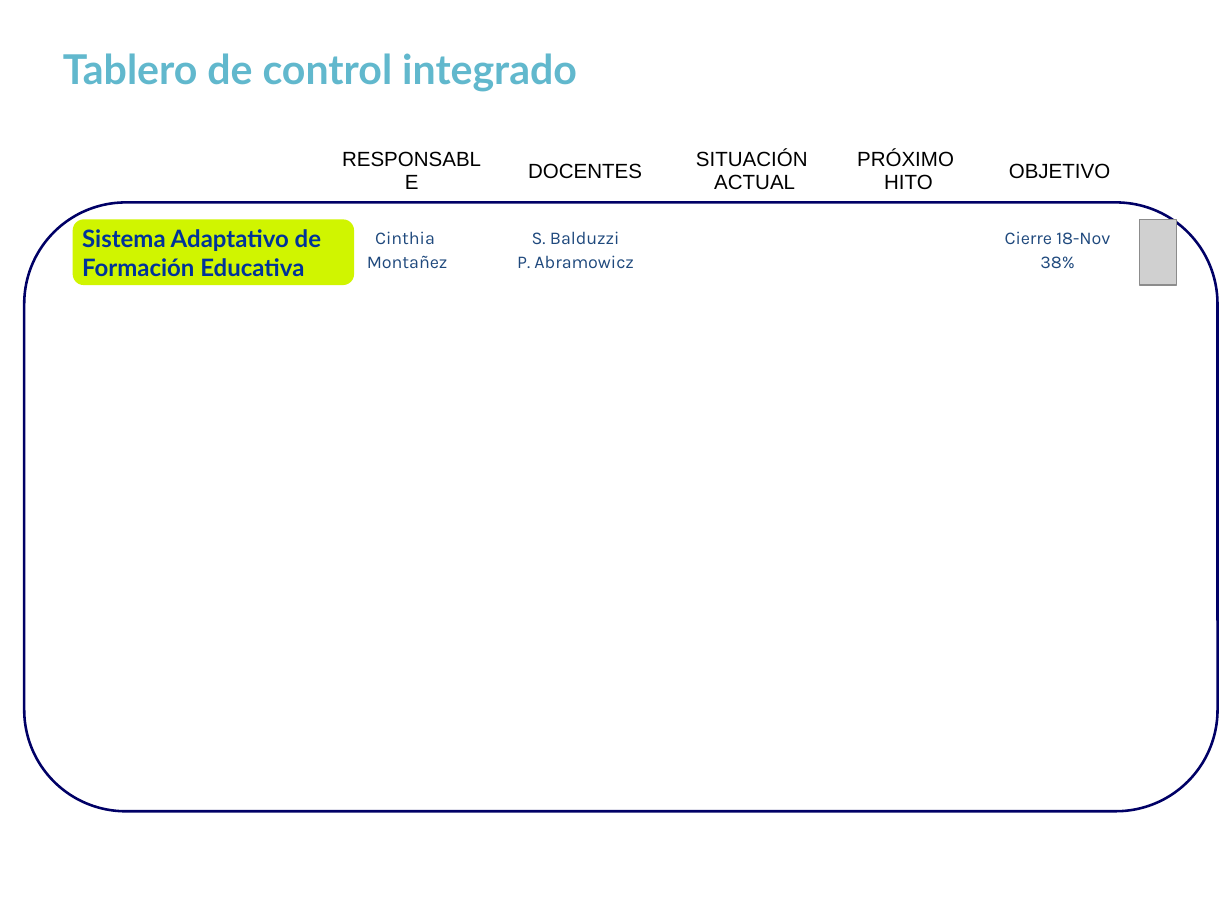
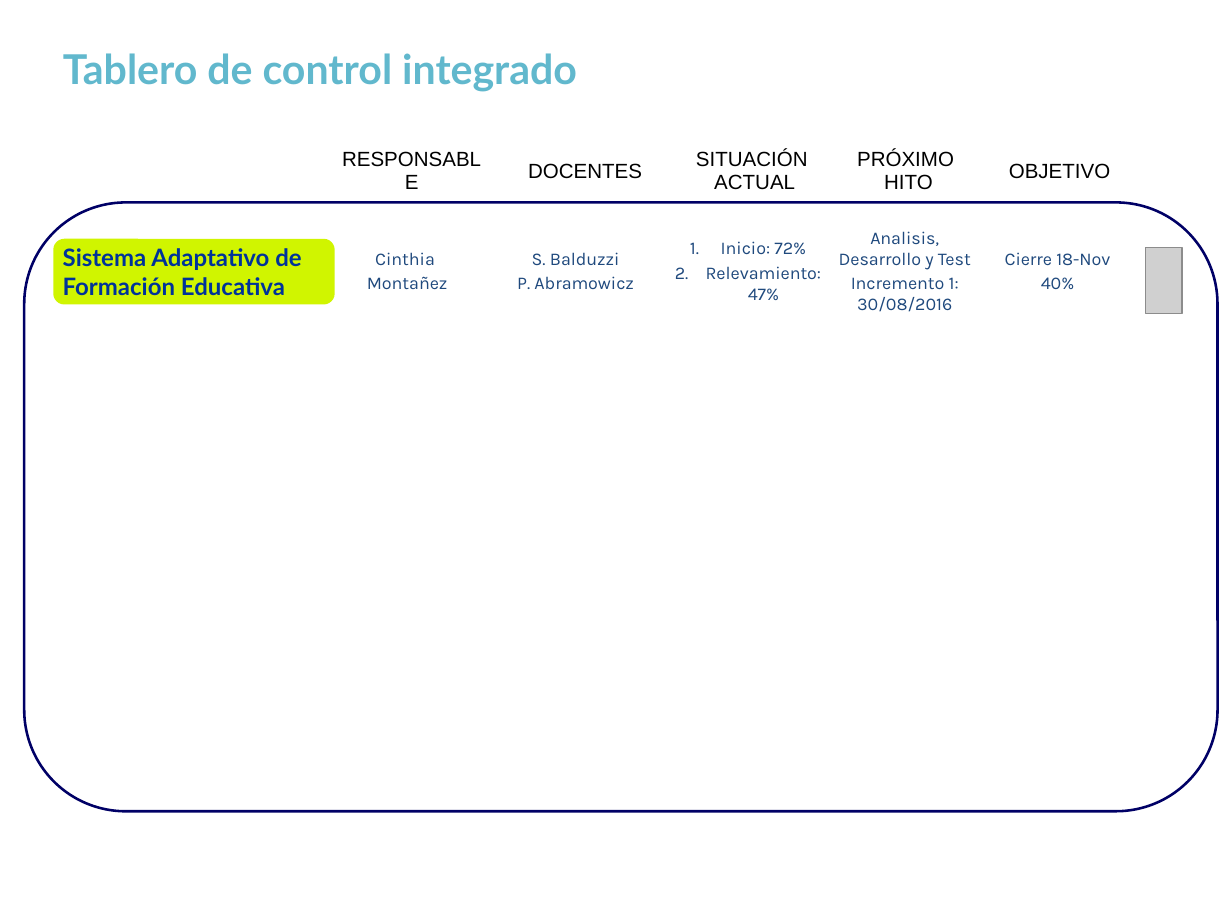
Before and after one commit to safabox/SAFE, a slide deck: slide 2 of trunk/docs/Entregables/Tablero de control/GRUPO 5508 - SAFE - Tablero de control integral - UTN - v1.2.pptx. Drawn at 1232x924 pixels with LibreOffice and Linux fonts; fonts in the diff are those of the drawing; grey boxes stand for pictures. Boxes give left, top, right and bottom in pixels: in the first picture for what was removed or moved away, otherwise in the second. Text is boxed around its words. In the diff, an @@ line names an element or a change of style, - is before the commit and + after.

Commit message:
Tablero de control v1.2 actualizado

```diff
--- a/trunk/docs/Entregables/Tablero de control/GRUPO 5508 - SAFE - Tablero de control integral - UTN - v1.2.pptx
+++ b/trunk/docs/Entregables/Tablero de control/GRUPO 5508 - SAFE - Tablero de control integral - UTN - v1.2.pptx
@@ rounded rectangle "Sistema Adaptativo de Formación Educativa": place and size @@
-rounded rectangle "Sistema Adaptativo de Formación Educativa" at box(73, 219, 354, 285)
+rounded rectangle "Sistema Adaptativo de Formación Educativa" at box(53, 239, 334, 304)
@@ table at box(325, 223, 1141, 323) @@
-row 1: Cinthia / Montañez | S. Balduzzi / P. Abramowicz |  |  | Cierre 18-Nov / 38%
+row 1: Cinthia / Montañez | S. Balduzzi / P. Abramowicz | Inicio: 72% / Relevamiento: 47% | Analisis, Desarrollo y Test / Incremento 1: 30/08/2016 | Cierre 18-Nov / 40%
@@ picture: place and size @@
-picture at box(1140, 219, 1177, 285)
+picture at box(1146, 248, 1183, 313)
```
Also in this commit, not shown: 1 other slide changed.
